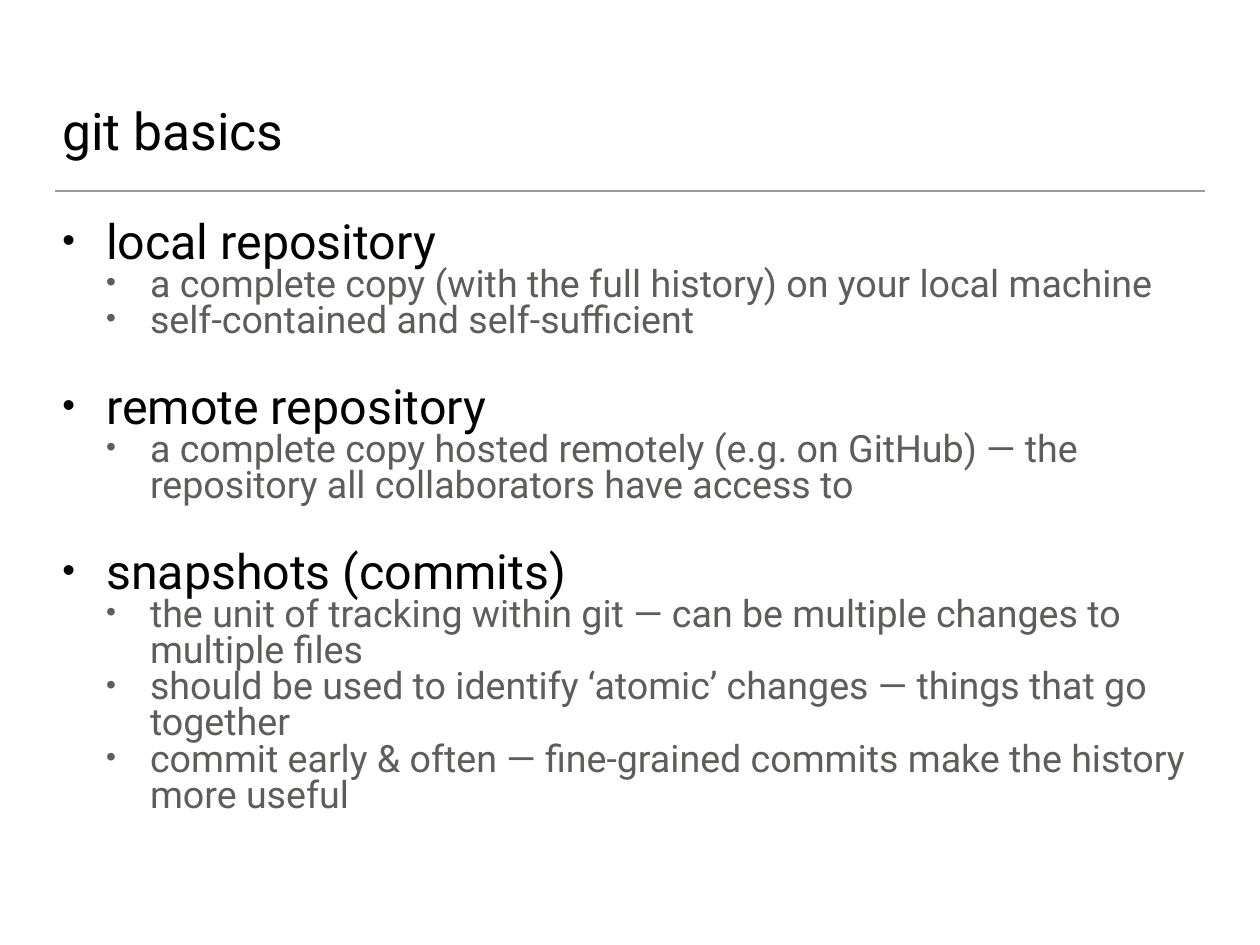
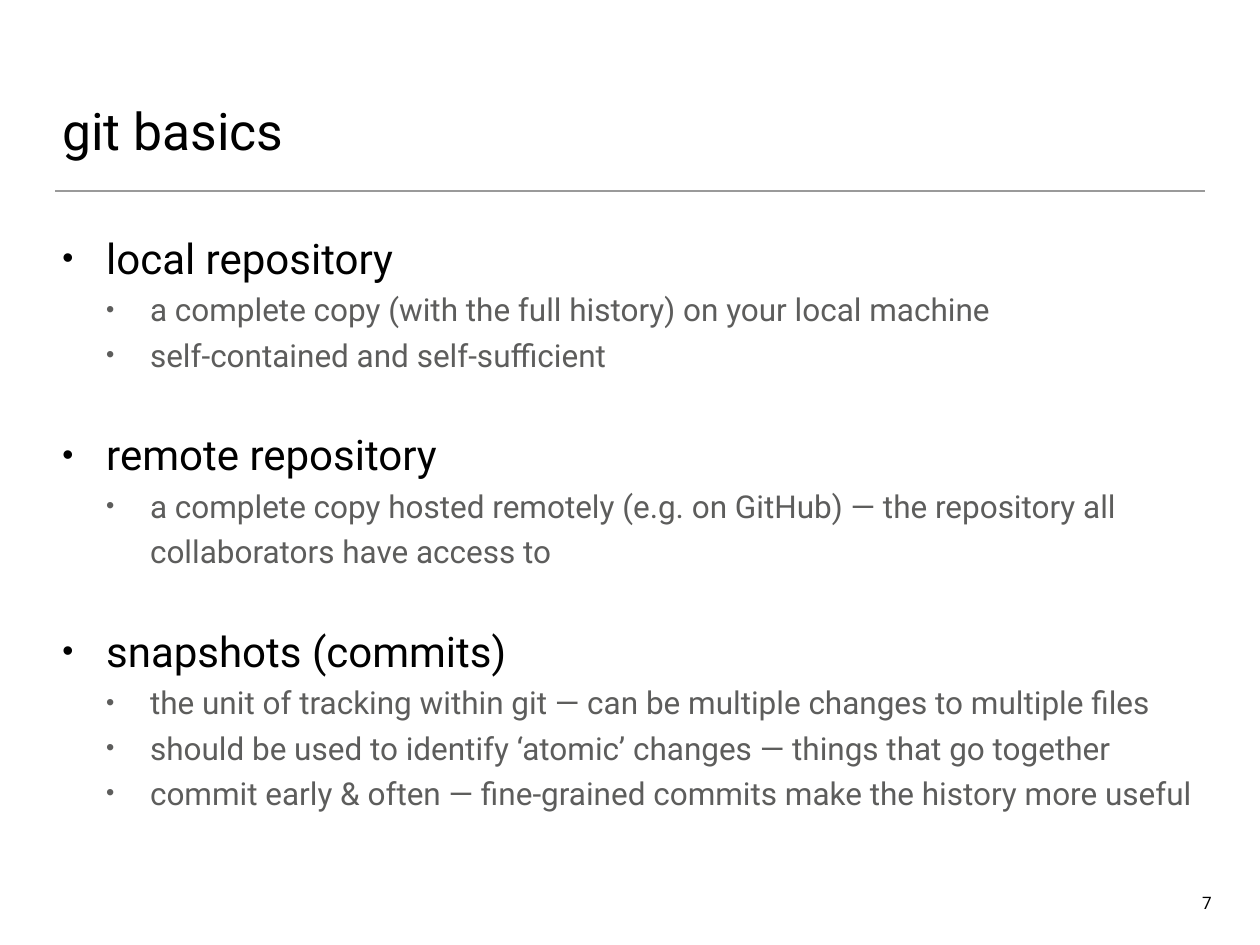
Before and after one commit to UWSEDS/lecture-materials, a slide deck: slide 7 of 04_jupyter_and_python_intro/04_git_intro.pptx (slide 8 before the commit). Drawn at 1260x945 pixels with LibreOffice and Linux fonts; fonts in the diff are those of the drawing. Boxes give left, top, right and bottom in pixels: in the first picture for what was removed or moved away, otherwise in the second. Text is boxed around its words. In the diff, an @@ line names an element or a change of style, - is before the commit and + after.

```diff
--- a/04_jupyter_and_python_intro/04_git_intro.pptx
+++ b/04_jupyter_and_python_intro/04_git_intro.pptx
@@ text "local repository" at bbox=[106, 242, 1191, 812]: size 27.6 to 24 pt in "local repository", "remote repository", "snapshots (commits)"; size 21.5 to 18 pt in "a complete copy (with the full history) ...", "self-contained and self-sufficient", "a complete copy hosted remotely (e.g. on ...", "the unit of tracking within git — ..." and 2 more places; line spacing 0.8 to 1.2 @@
@@ page number added at bbox=[1202, 896, 1212, 909], 9.8 pt, text #000000 @@
+7
```
Also in this commit, not shown: 21 other slides changed, 1 slide removed.
